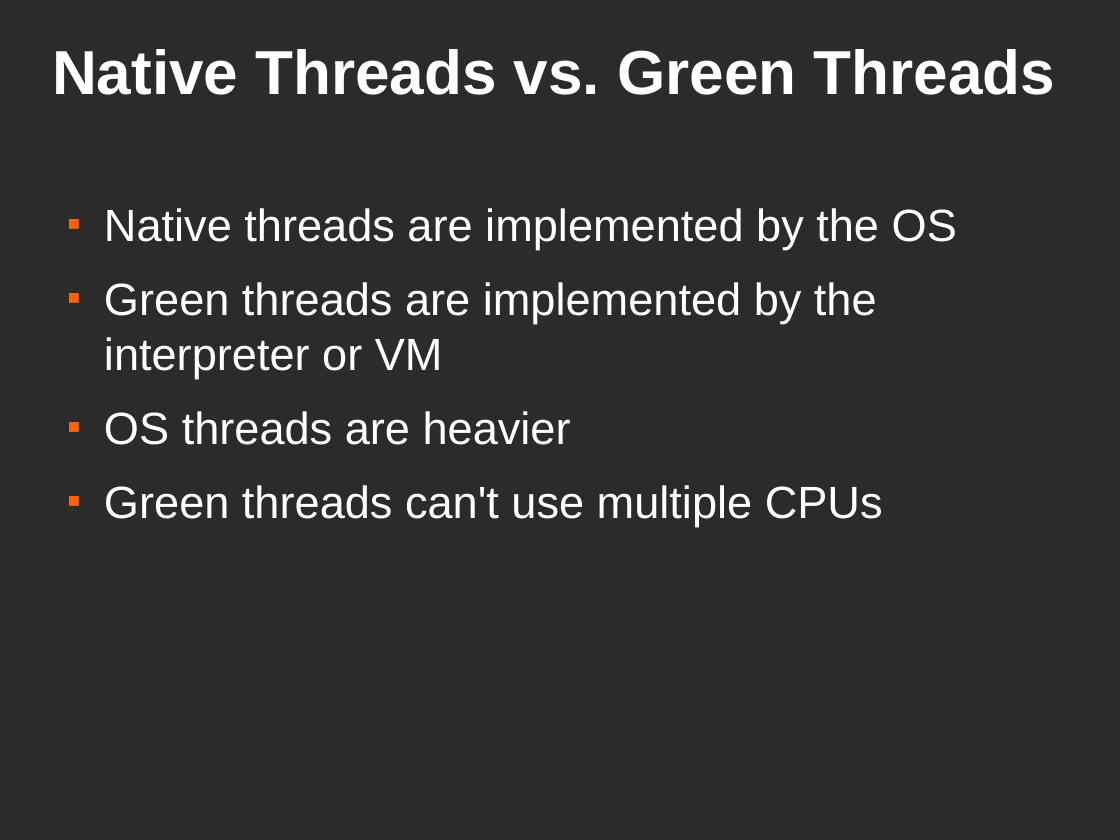
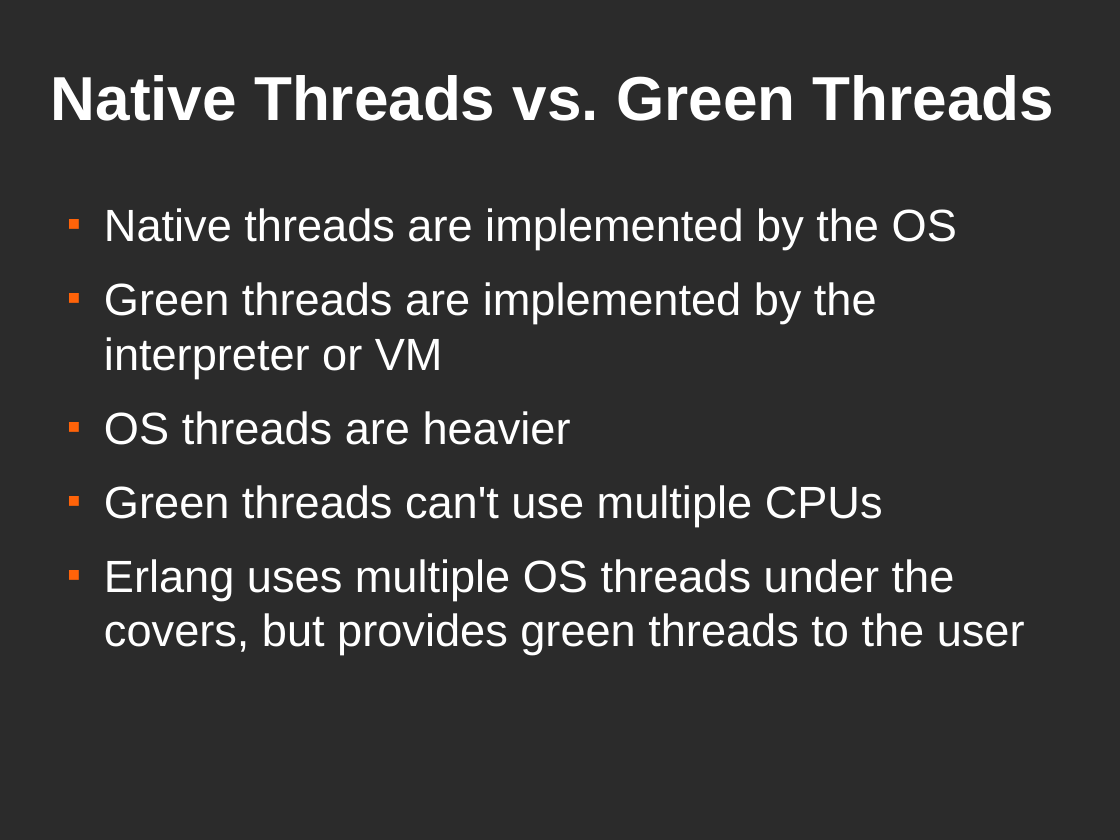
Before and after one commit to jjinux/concurrency-200912, a slide deck: slide 22 of slides.odp. Drawn at 1120x840 pixels with LibreOffice and Linux fonts; fonts in the diff are those of the drawing; background and template pictures are left out; a plain dark background stands for a picture behind light text. Boxes give left, top, right and bottom in pixels: in the first picture for what was removed or moved away, otherwise in the second. Text is boxed around its words. In the diff, an @@ line names an element or a change of style, - is before the commit and + after.

```diff
--- a/slides.odp
+++ b/slides.odp
@@ title "Native Threads vs. Green Threads": place and size @@
-title "Native Threads vs. Green Threads" at (52, 49, 1055, 95)
+title "Native Threads vs. Green Threads" at (51, 75, 1054, 121)
@@ text at (104, 559, 1025, 655): paragraph added @@
+■ Erlang uses multiple OS threads under the covers, but provides green threads to the user
```
Also in this commit, not shown: 12 other slides changed, 1 other file.
